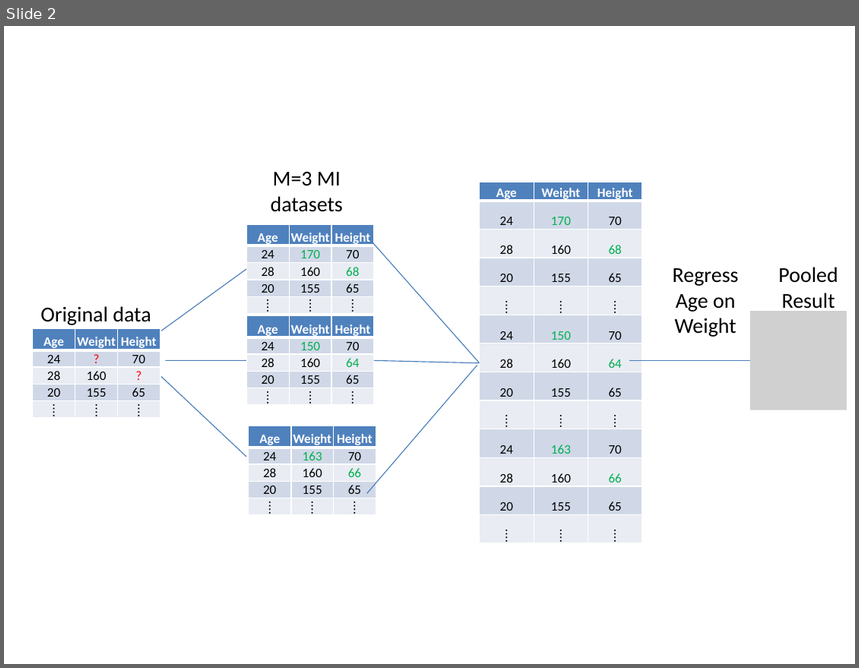
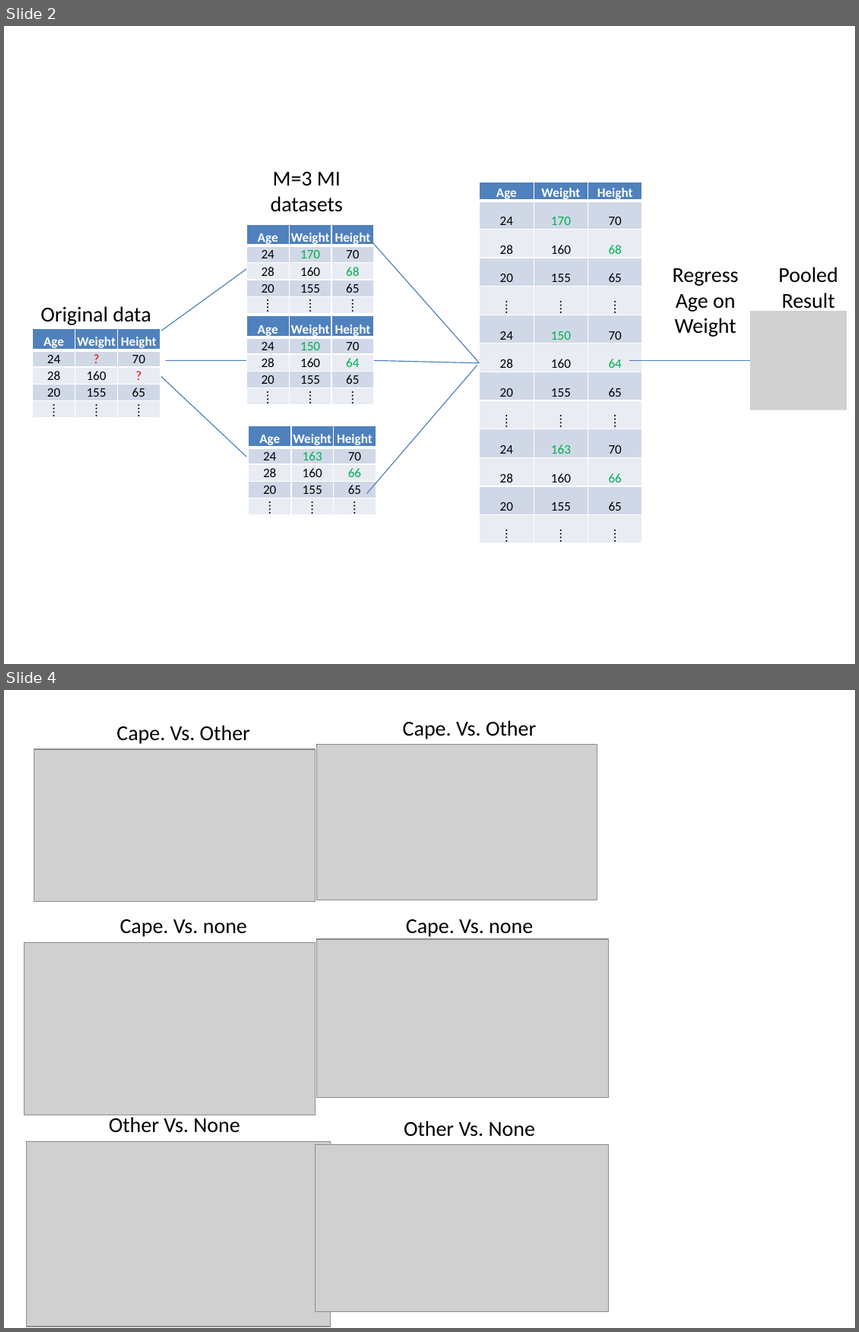
Before and after one commit to nkbxwb/Proposal, a slide deck: mi_picture.pptx. Shown one above the other, each under a label of ours: slide 2 before the commit, slides 2 and 4 after it; the slides between them are not shown. The pictures are 859x668 and 859x1332 pixels, drawn with LibreOffice and Linux fonts; fonts in the diff are those of the drawing; grey boxes stand for pictures. Boxes give left, top, right and bottom in pixels: in the first picture for what was removed or moved away, otherwise in the second. Text is boxed around its words. In the diff, an @@ line names an element or a change of style, - is before the commit and + after.

Commit message:
Added more pix to ppt

```diff
--- a/mi_picture.pptx
+++ b/mi_picture.pptx
@@ slide 4 added at [4,690,855,1328], background #FFFFFF @@
@@ text added at [116,725,250,744], 18 pt, text #000000 @@
+Cape. Vs. Other
@@ text added at [403,720,536,739], 18 pt, text #000000 @@
+Cape. Vs. Other
@@ picture added at [34,749,316,902] @@
@@ picture added at [316,745,597,901] @@
@@ text added at [120,920,247,937], 18 pt, text #000000 @@
+Cape. Vs. none
@@ picture added at [316,939,608,1099] @@
@@ text added at [406,920,533,937], 18 pt, text #000000 @@
+Cape. Vs. none
@@ picture added at [25,943,316,1116] @@
@@ text added at [109,1115,240,1133], 18 pt, text #000000 @@
+Other Vs. None
@@ text added at [404,1121,535,1137], 18 pt, text #000000 @@
+Other Vs. None
@@ picture added at [27,1142,331,1327] @@
@@ picture added at [316,1145,608,1312] @@
```
Also in this commit, not shown: 1 other slide added.
